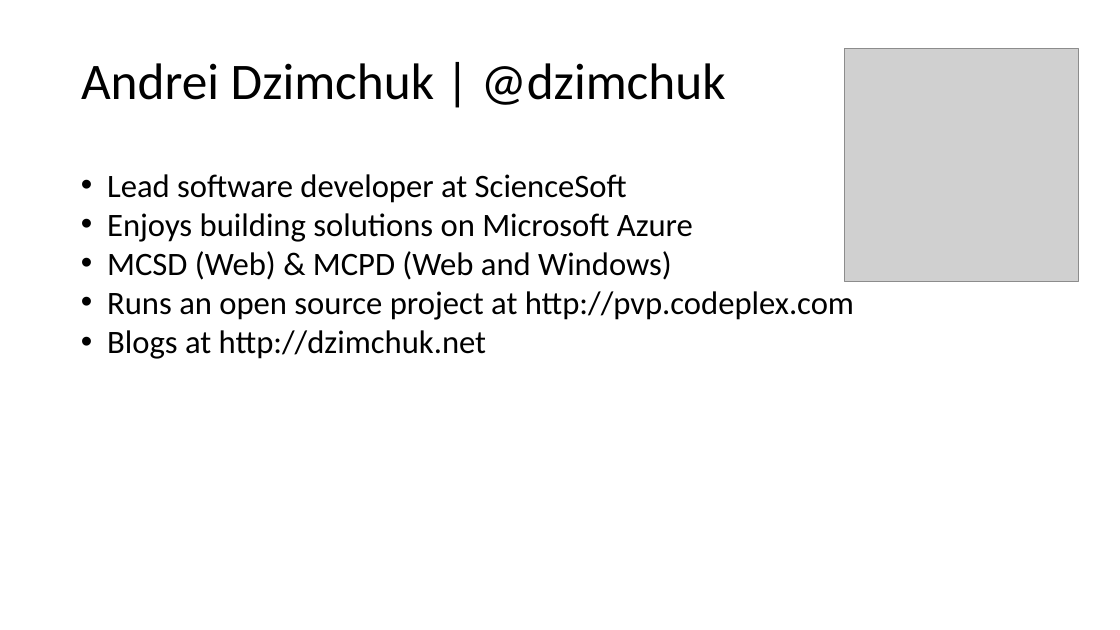
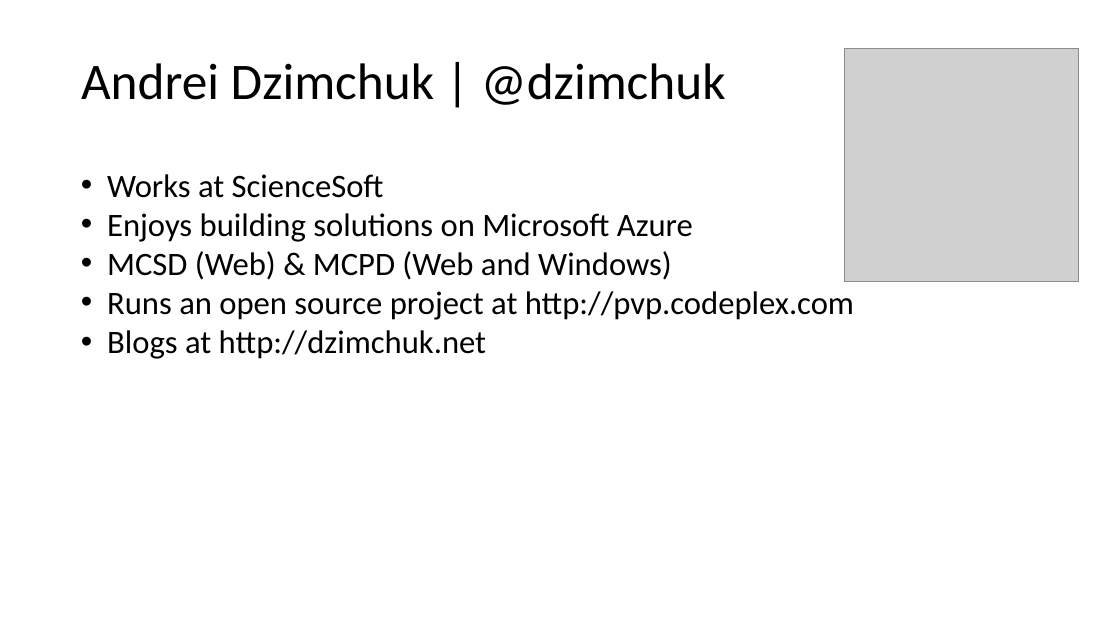
Before and after one commit to dzimchuk/azure-search, a slide deck: slide 2 of presentation/Getting to know Azure Search.pptx. Drawn at 1120x630 pixels with LibreOffice and Linux fonts; fonts in the diff are those of the drawing; grey boxes stand for pictures. Boxes give left, top, right and bottom in pixels: in the first picture for what was removed or moved away, otherwise in the second. Text is boxed around its words. In the diff, an @@ line names an element or a change of style, - is before the commit and + after.

```diff
--- a/presentation/Getting to know Azure Search.pptx
+++ b/presentation/Getting to know Azure Search.pptx
@@ text at box(107, 174, 384, 198): text changed @@
-• Lead software developer at ScienceSoft
+• Works at ScienceSoft
```
Also in this commit, not shown: 4 other slides changed, 1 slide added.
